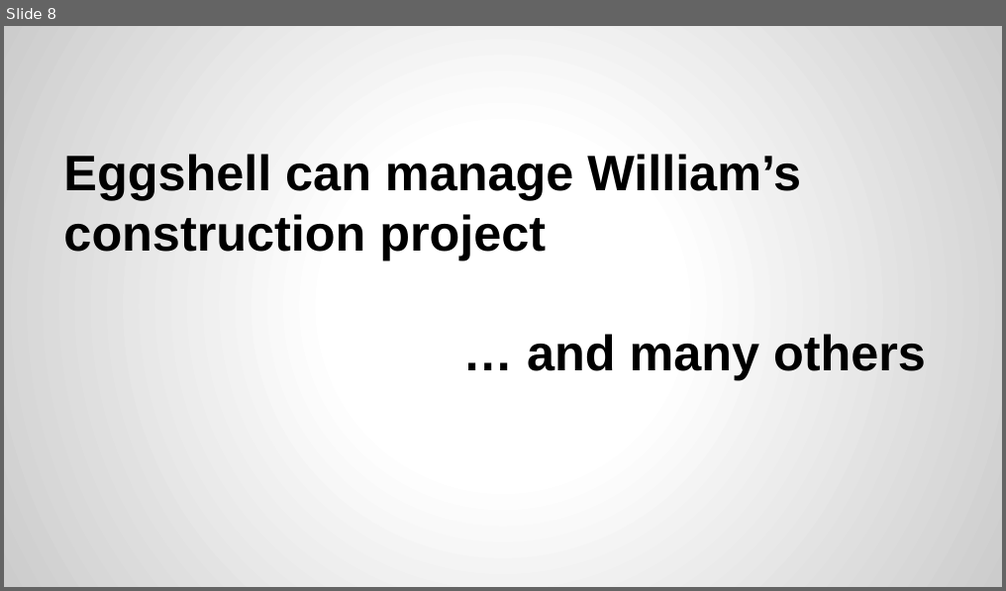
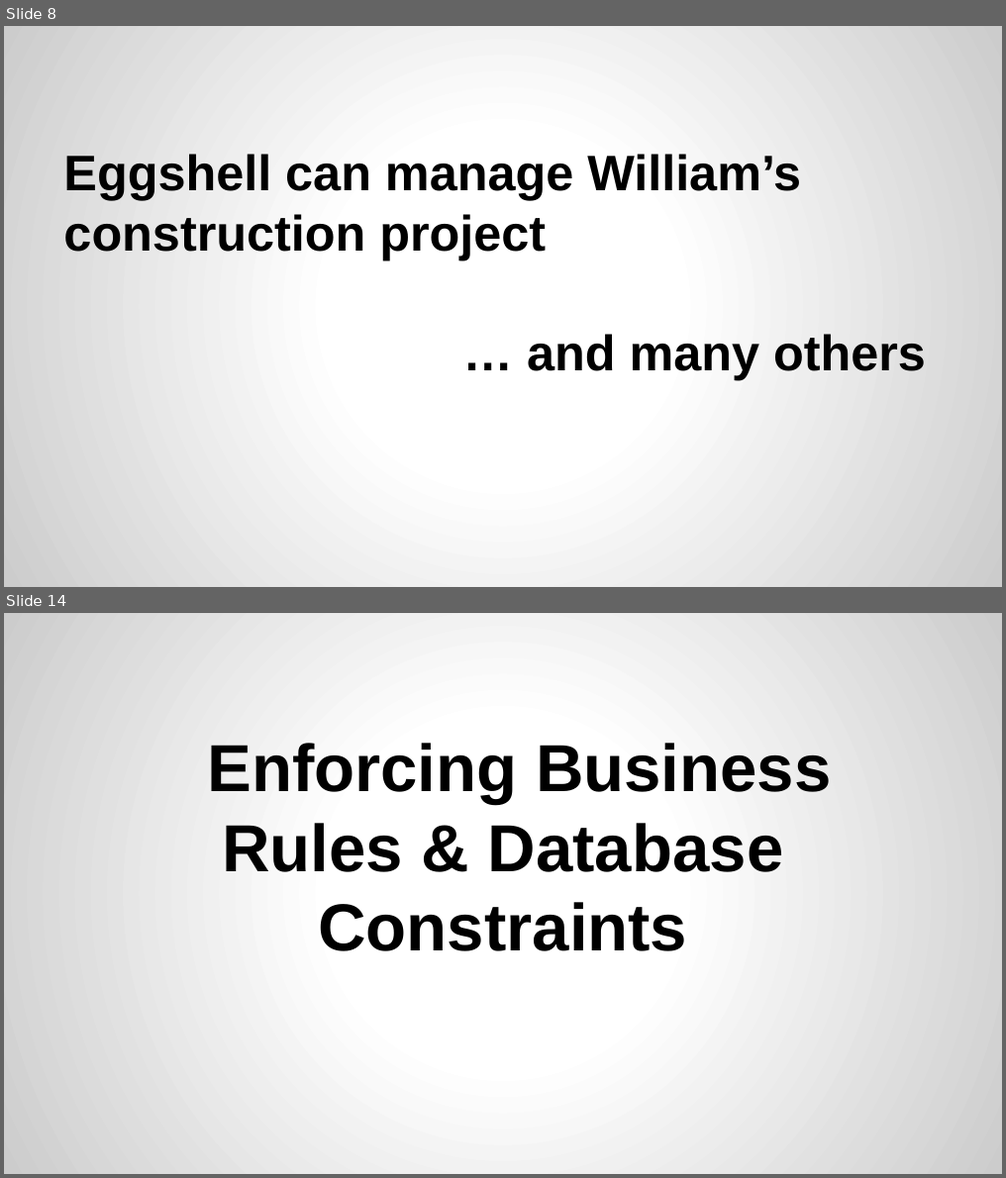
Before and after one commit to XuefengZhai/Database_Project, a slide deck: G3_eggshell/G3_Presentation.pptx. Shown one above the other, each under a label of ours: slide 8 before the commit, slides 8 and 14 after it; the slides between them are not shown. The pictures are 1006x591 and 1006x1178 pixels, drawn with LibreOffice and Linux fonts; fonts in the diff are those of the drawing. Boxes give left, top, right and bottom in pixels: in the first picture for what was removed or moved away, otherwise in the second. Text is boxed around its words. In the diff, an @@ line names an element or a change of style, - is before the commit and + after.

```diff
--- a/G3_eggshell/G3_Presentation.pptx
+++ b/G3_eggshell/G3_Presentation.pptx
@@ slide 14 added at (4, 613, 1002, 1174), background gradient #FFFFFF to #CCCCCC @@
@@ title added at (207, 743, 832, 952), 48 pt, text #000000, bold @@
+Enforcing Business Rules & Database Constraints
```
Also in this commit, not shown: 7 slides changed, 7 other slides added, 1 other file.
